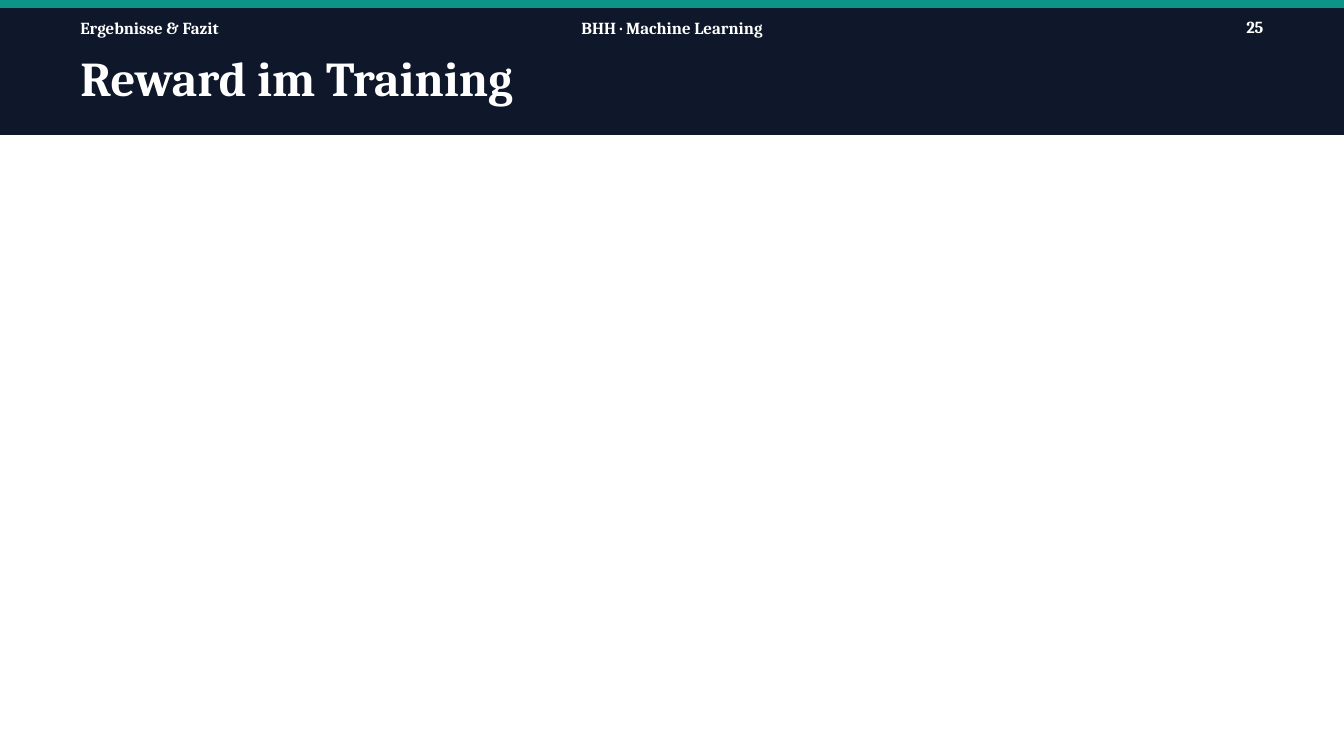
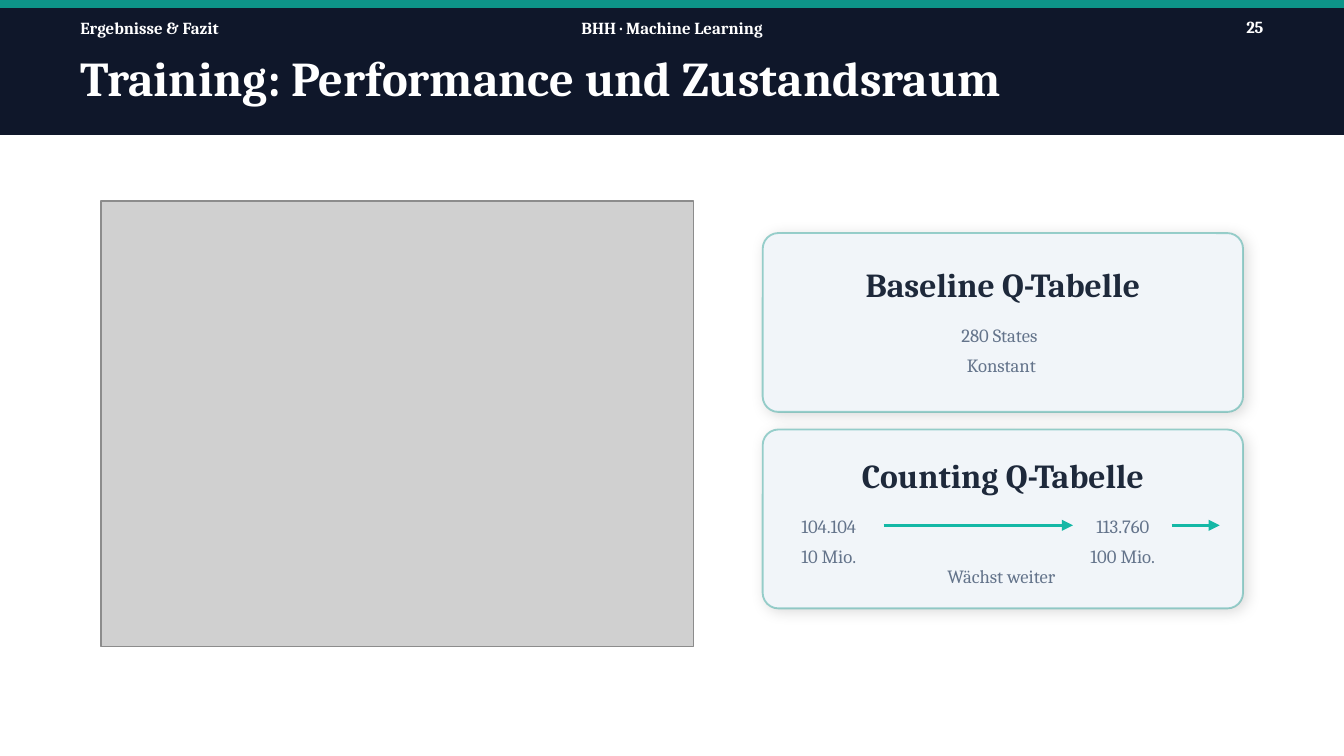
Before and after one commit to Tom-N-M/ml-blackjack, a slide deck: slide 25 of Präsi/PP_v2.pptx. Drawn at 1344x756 pixels with LibreOffice and Linux fonts; fonts in the diff are those of the drawing; grey boxes stand for pictures. Boxes give left, top, right and bottom in pixels: in the first picture for what was removed or moved away, otherwise in the second. Text is boxed around its words. In the diff, an @@ line names an element or a change of style, - is before the commit and + after.

```diff
--- a/Präsi/PP_v2.pptx
+++ b/Präsi/PP_v2.pptx
@@ text at (80, 61, 1001, 107): text changed @@
-Reward im Training
+Training: Performance und Zustandsraum
@@ picture added at (101, 202, 694, 648) @@
@@ rounded rectangle added at (763, 233, 1243, 411), fill #F1F5F9, outline #0D9488 1 pt @@
@@ text added at (866, 273, 1140, 303), 18 pt, text #1E293B, bold @@
+Baseline Q-Tabelle
@@ text added at (961, 329, 1038, 342), 10 pt, text #64748B @@
+280 States
@@ text added at (967, 359, 1036, 372), 10 pt, text #64748B @@
+Konstant
@@ rounded rectangle added at (763, 430, 1243, 609), fill #F1F5F9, outline #0D9488 1 pt @@
@@ text added at (862, 464, 1144, 496), 18 pt, text #1E293B, bold @@
+Counting Q-Tabelle
@@ text added at (801, 520, 856, 533), 10 pt, text #64748B @@
+104.104
@@ arrow added from (884, 526) to (1073, 526), #14B8A6 1.5 pt @@
@@ text added at (1096, 520, 1149, 533), 10 pt, text #64748B @@
+113.760
@@ arrow added from (1172, 526) to (1219, 526), #14B8A6 1.5 pt @@
@@ text added at (801, 550, 856, 563), 10 pt, text #64748B @@
+10 Mio.
@@ text added at (1090, 550, 1155, 563), 10 pt, text #64748B @@
+100 Mio.
@@ text added at (947, 570, 1055, 583), 10 pt, text #64748B @@
+Wächst weiter
```
Also in this commit, not shown: 6 other slides changed, 7 slides added, 1 slide removed, 5 other files.
